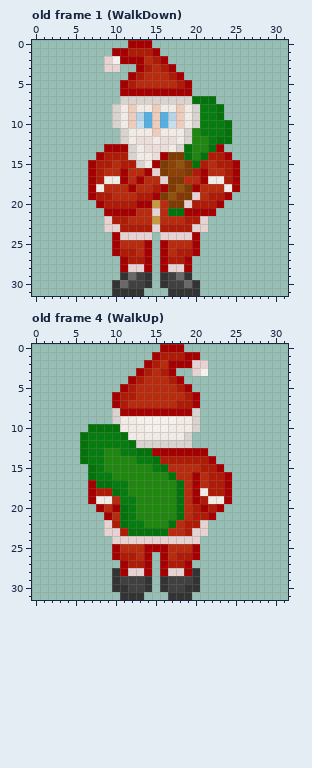
Pixel-art file, stored at Player/PlayerSprite/sneaky_walk.aseprite. The first picture shows the starting point.
32x32 pixels, 6 frames. Colours within 5 levels of each other are drawn and written as one. Shown: old frame 1 (WalkDown), old frame 4 (WalkUp). The commit also changed other frames, which this record leaves out.
Now the later version:
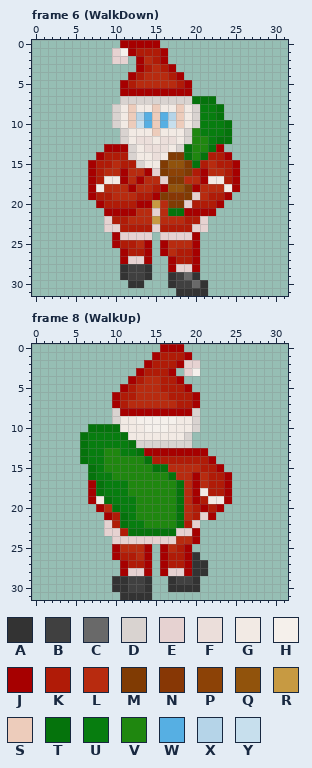
Palette (. is transparent): A #333333  B #404040  C #696969  D #d9d3d0  E #e6d2d1  F #ebdeda  G #f2eae4  H #f5f0eb  J #a60000  K #b01b07  L #b82b0f  M #803b03  N #873705  P #8c4206  Q #91530c  R #c79a42  S #edccbb  T #05730c  U #077d0f  V #1f870f  W #56afe3  X #b5d4e8  Y #c7dfed
A new or re-ordered frame is compared with the old frame closest to it.
Changes in this commit:
{"change": "frames 6 -> 24"}
{"change": "frames re-ordered"}
{"where": "frame 6 (WalkDown) against old frame 1 (WalkDown)"}
{"frame":6,"y":0,"x":11,"old":".","new":"J"}
{"frame":6,"y":0,"x":15,"old":".","new":"J"}
{"frame":6,"y":1,"x":10,"old":"JJK","new":"EHJ"}
{"frame":6,"y":1,"x":15,"old":"J.","new":"KJ"}
{"frame":6,"y":2,"x":9,"old":"EHJJ","new":".EE."}
{"frame":6,"y":3,"x":9,"old":"EE","new":".."}
{"frame":6,"y":14,"x":16,"old":"J","new":"G"}
{"frame":6,"y":15,"x":15,"old":"J","new":"G"}
{"frame":6,"y":15,"x":17,"old":"P","new":"Q"}
{"frame":6,"y":18,"x":17,"old":"M","new":"Q"}
{"frame":6,"y":19,"x":17,"old":"Q","new":"N"}
{"frame":6,"y":25,"x":11,"old":"LL","new":"KK"}
{"frame":6,"y":26,"x":10,"old":"JK","new":".J"}
{"frame":6,"y":26,"x":13,"old":"L","new":"K"}
{"frame":6,"y":27,"x":12,"old":"KK","new":"EE"}
{"frame":6,"y":27,"x":16,"old":"JK","new":".J"}
{"frame":6,"y":27,"x":19,"old":"J.","new":"KJ"}
{"frame":6,"y":28,"x":11,"old":"JEEJ","new":"ABBA"}
{"frame":6,"y":28,"x":16,"old":"JE","new":".J"}
{"frame":6,"y":28,"x":19,"old":"J.","new":"EJ"}
{"frame":6,"y":29,"x":12,"old":"C","new":"B"}
{"frame":6,"y":29,"x":16,"old":"ABCA.","new":".ABCA"}
{"frame":6,"y":30,"x":10,"old":"ACBBA","new":"..AA."}
{"frame":6,"y":30,"x":16,"old":"AB","new":".A"}
{"frame":6,"y":30,"x":19,"old":"CA.","new":"BCA"}
{"frame":6,"y":31,"x":10,"old":"AAAA","new":"...."}
{"frame":6,"y":31,"x":17,"old":"A","new":"."}
{"frame":6,"y":31,"x":21,"old":".","new":"A"}
{"where": "frame 8 (WalkUp) is new; against old frame 4 (WalkUp)"}
{"frame":8,"y":1,"x":20,"old":"J","new":"."}
{"frame":8,"y":2,"x":16,"old":"LJ","new":"KK"}
{"frame":8,"y":2,"x":19,"old":"J","new":"E"}
{"frame":8,"y":2,"x":21,"old":"E","new":"."}
{"frame":8,"y":3,"x":15,"old":"L","new":"K"}
{"frame":8,"y":3,"x":19,"old":".EH","new":"EH."}
{"frame":8,"y":4,"x":16,"old":"L","new":"K"}
{"frame":8,"y":5,"x":16,"old":"LL","new":"KK"}
{"frame":8,"y":6,"x":17,"old":"LL","new":"KK"}
{"frame":8,"y":13,"x":14,"old":"T","new":"J"}
{"frame":8,"y":14,"x":13,"old":"UUT","new":"VTK"}
{"frame":8,"y":15,"x":15,"old":"U","new":"T"}
{"frame":8,"y":17,"x":9,"old":"T","new":"U"}
{"frame":8,"y":18,"x":8,"old":"KKT","new":"TUU"}
{"frame":8,"y":19,"x":9,"old":"GL","new":"TU"}
{"frame":8,"y":20,"x":10,"old":"JT","new":"TU"}
{"frame":8,"y":21,"x":10,"old":"L","new":"K"}
{"frame":8,"y":21,"x":21,"old":"K","new":"E"}
{"frame":8,"y":22,"x":17,"old":"TL","new":"VT"}
{"frame":8,"y":22,"x":20,"old":"KE","new":"E."}
{"frame":8,"y":23,"x":17,"old":"LLKEE","new":"TEEJ."}
{"frame":8,"y":24,"x":18,"old":"EEE","new":"LLJ"}
{"frame":8,"y":25,"x":15,"old":"J","new":"."}
{"frame":8,"y":25,"x":18,"old":"LLJ","new":"KJ."}
{"frame":8,"y":26,"x":17,"old":"L","new":"K"}
{"frame":8,"y":26,"x":19,"old":"KJ","new":"JA"}
{"frame":8,"y":27,"x":20,"old":"..","new":"AA"}
{"frame":8,"y":28,"x":10,"old":"A","new":"."}
{"frame":8,"y":28,"x":21,"old":".","new":"A"}
{"frame":8,"y":29,"x":11,"old":"B","new":"A"}
{"frame":8,"y":29,"x":16,"old":"AB","new":".A"}
{"frame":8,"y":30,"x":16,"old":"ABB","new":".AA"}
{"frame":8,"y":31,"x":14,"old":".","new":"A"}
{"frame":8,"y":31,"x":17,"old":"AAA","new":"..."}
{"label":"changed","picture_box":[104,40,168,72]}
{"label":"changed","picture_box":[152,152,176,200]}
{"label":"changed","picture_box":[112,240,208,296]}
{"label":"changed","picture_box":[152,352,208,400]}
{"label":"changed","picture_box":[96,448,208,600]}
